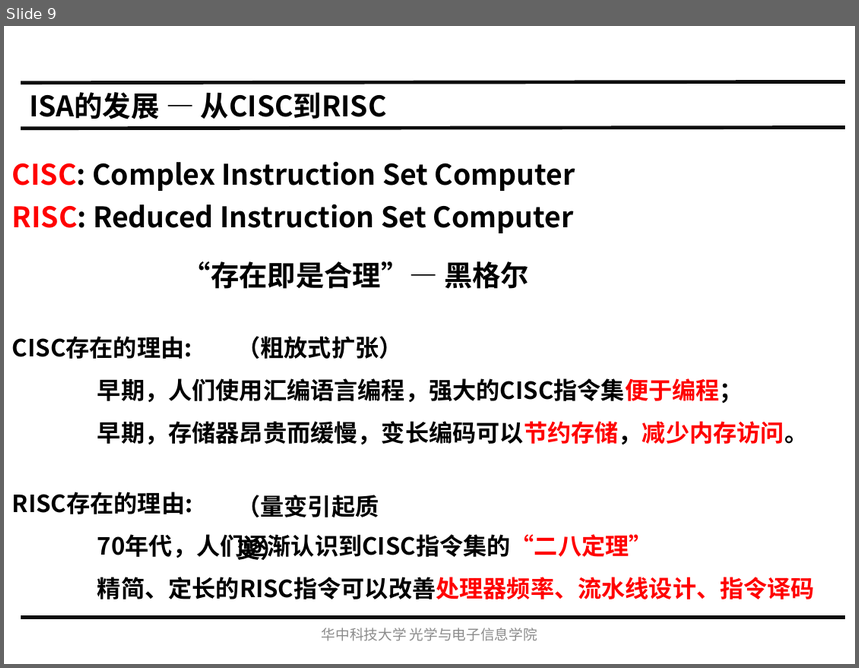
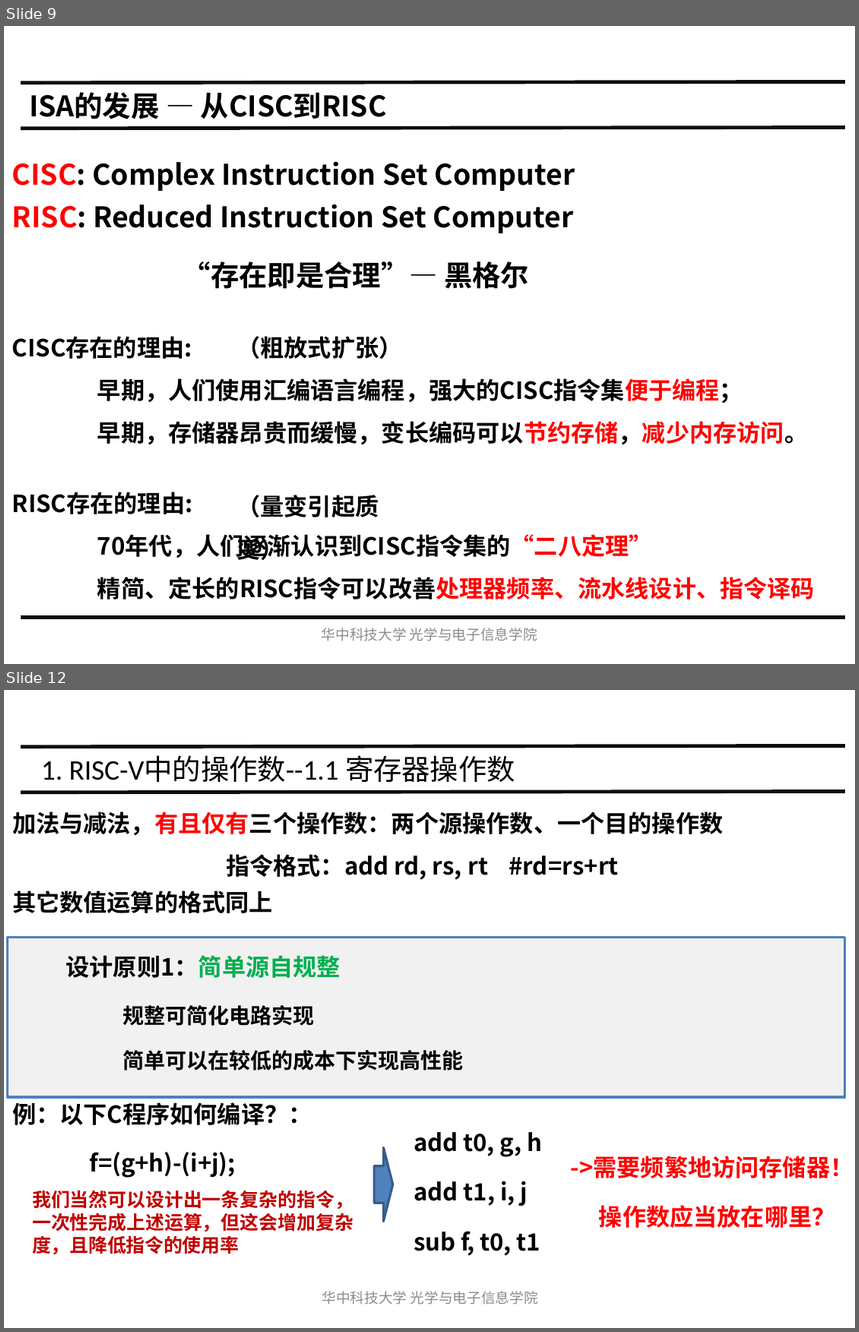
Before and after one commit to hust-gaoyujing/routine, a slide deck: daily/202105-risc-v/20200507-IS/Ch2 指令集体系结构.pptx. Shown one above the other, each under a label of ours: slide 9 before the commit, slides 9 and 12 after it; the slides between them are not shown. The pictures are 859x668 and 859x1332 pixels, drawn with LibreOffice and Linux fonts; fonts in the diff are those of the drawing. Boxes give left, top, right and bottom in pixels: in the first picture for what was removed or moved away, otherwise in the second. Text is boxed around its words. In the diff, an @@ line names an element or a change of style, - is before the commit and + after.

```diff
--- a/daily/202105-risc-v/20200507-IS/Ch2 指令集体系结构.pptx
+++ b/daily/202105-risc-v/20200507-IS/Ch2 指令集体系结构.pptx
@@ slide 12 added at <box>4,690,855,1328</box>, background #FFFFFF @@
@@ line added from (21, 747) to (845, 746), #0D0D0D 3 pt @@
@@ title added at <box>41,755,515,782</box>, 24 pt, text #000000 @@
+1. RISC-V中的操作数--1.1 寄存器操作数
@@ line added from (21, 792) to (845, 791), #0D0D0D 3 pt @@
@@ text added at <box>12,812,723,913</box>, 20 pt, text #000000, bold @@
+加法与减法，有且仅有三个操作数：两个源操作数、一个目的操作数
+指令格式：add rd, rs, rt #rd=rs+rt
+其它数值运算的格式同上
@@ rectangle added at <box>7,937,845,1097</box>, fill #F1F1F1, outline #4F81BC 2.04 pt, 18 pt, text #000000, bold @@
+设计原则1：简单源自规整
+规整可简化电路实现
+简单可以在较低的成本下实现高性能
@@ text added at <box>12,1103,354,1255</box>, 16 pt, text #C00000, bold @@
+例：以下C程序如何编译？：
+f=(g+h)-(i+j);
+我们当然可以设计出一条复杂的指令， 一次性完成上述运算，但这会增加复杂 度，且降低指令的使用率
@@ text added at <box>414,1132,543,1256</box>, 20 pt, text #000000, bold @@
+add t0, g, h
+add t1, i, j
+sub f, t0, t1
@@ freeform shape added at <box>374,1148,393,1222</box>, fill #4F81BC @@
@@ freeform shape added at <box>374,1148,393,1222</box>, outline #385D89 2.04 pt @@
@@ text added at <box>571,1156,854,1179</box>, 20 pt, text #FF0000, bold @@
+->需要频繁地访问存储器！
@@ text added at <box>599,1205,836,1228</box>, 20 pt, text #FF0000, bold @@
+操作数应当放在哪里？
@@ text added at <box>322,1291,538,1305</box>, 12 pt, text #8C8C8C @@
+华中科技大学光学与电子信息学院
```
Also in this commit, not shown: 2 slides changed, 43 other slides added, 7 other files.
